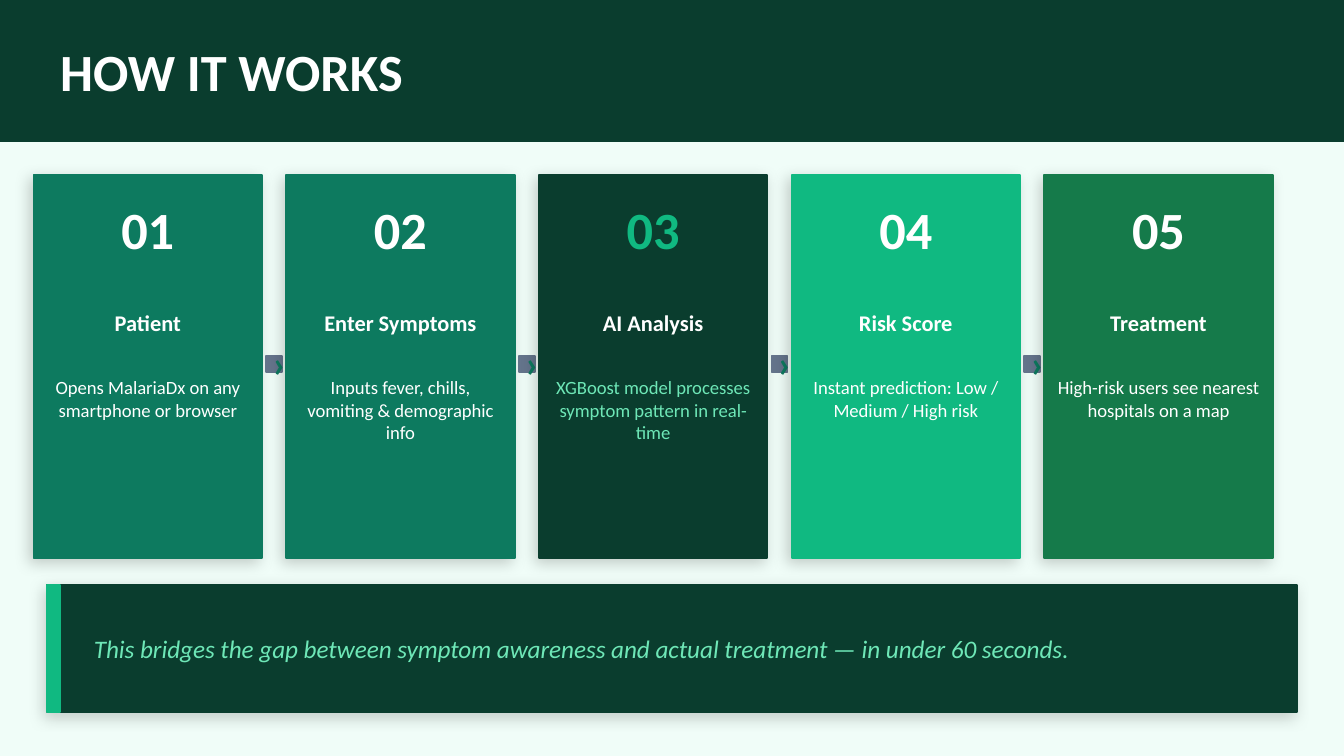
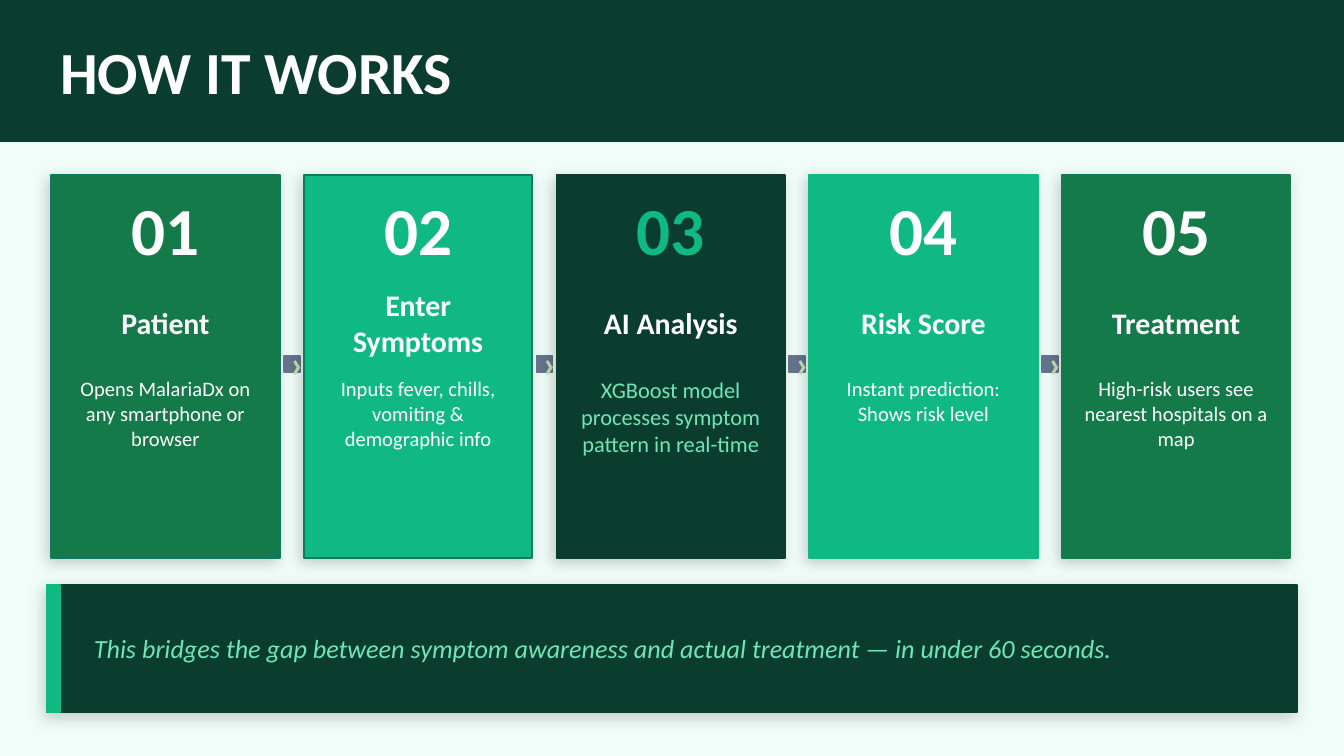
Before and after one commit to Success007T/Malaria-diagnosis-detection, a slide deck: slide 4 of reports and documentations/MalariaDx_Pitch.pptx. Drawn at 1344x756 pixels with LibreOffice and Linux fonts; fonts in the diff are those of the drawing. Boxes give left, top, right and bottom in pixels: in the first picture for what was removed or moved away, otherwise in the second. Text is boxed around its words. In the diff, an @@ line names an element or a change of style, - is before the commit and + after.

```diff
--- a/reports and documentations/MalariaDx_Pitch.pptx
+++ b/reports and documentations/MalariaDx_Pitch.pptx
@@ text "HOW IT WORKS" at (x1=60, y1=55, x2=452, y2=95): size 28 to 32 pt @@
@@ 6 texts, 4 rectangles moved together from (x1=34, y1=175, x2=1020, y2=558) to (x1=51, y1=175, x2=1038, y2=558) @@
@@ rectangle at (x1=51, y1=175, x2=280, y2=558): fill #0D7A5F to #157A4A @@
@@ 8 texts, 5 rectangles moved together from (x1=259, y1=175, x2=1273, y2=558) to (x1=277, y1=175, x2=1290, y2=558) @@
@@ rectangle at (x1=304, y1=175, x2=532, y2=558): fill #0D7A5F to #10B981 @@
@@ size 28 to 36 pt in 5 elements at (x1=131, y1=211, x2=199, y2=256), (x1=384, y1=211, x2=452, y2=256), (x1=637, y1=211, x2=705, y2=256), (x1=889, y1=211, x2=957, y2=256), (x1=1142, y1=211, x2=1210, y2=256) @@
@@ size 12 to 16 pt in 5 elements at (x1=121, y1=313, x2=209, y2=335), (x1=353, y1=296, x2=483, y2=357), (x1=604, y1=313, x2=738, y2=339), (x1=861, y1=313, x2=986, y2=335), (x1=1112, y1=314, x2=1240, y2=335) @@
@@ text colour #0D7A5F to #C5E0B4 in 4 elements at (x1=530, y1=339, x2=559, y2=386), (x1=782, y1=339, x2=812, y2=386), (x1=1035, y1=339, x2=1064, y2=386), (x1=277, y1=339, x2=306, y2=386) @@
@@ text "XGBoost model processes symptom pattern ..." at (x1=581, y1=382, x2=760, y2=456): size 10 to 12 pt @@
@@ text at (x1=847, y1=381, x2=1000, y2=421): text changed; size 10 to 11 pt @@
-Instant prediction: Low / Medium / High risk
+Instant prediction: Shows risk level
@@ size 10 to 11 pt in 3 elements at (x1=80, y1=381, x2=251, y2=446), (x1=341, y1=381, x2=495, y2=450), (x1=1085, y1=381, x2=1267, y2=450) @@
@@ text "This bridges the gap between ..." at (x1=94, y1=640, x2=1111, y2=663): size 13.5 to 14 pt @@
```
Also in this commit, not shown: 5 other slides changed, 1 other file.
